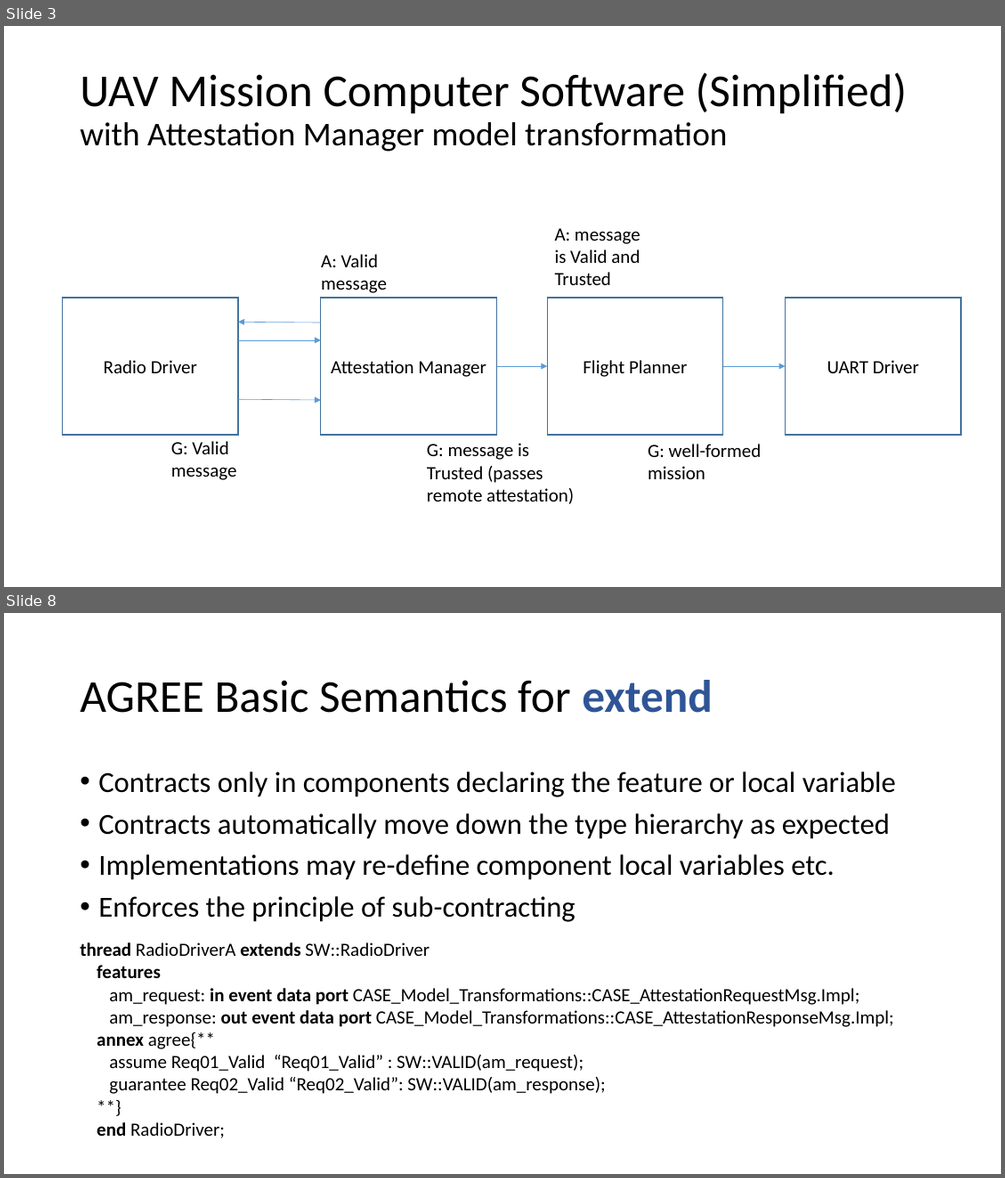
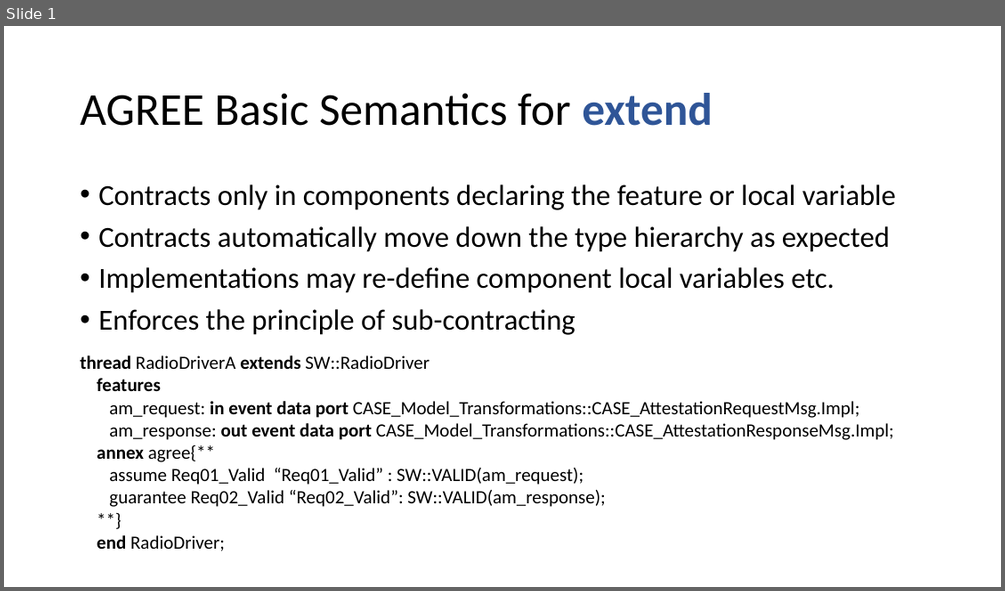
Before and after one commit to loonwerks/formal-methods-workbench, a slide deck: models/AGREE_extend_semantics_tests/basic_semantics/AGREE_extend_semantics.pptx. Shown one above the other, each under a label of ours: slides 3 and 8 before the commit, slide 1 after it; the slides between them are not shown. The pictures are 1005x1178 and 1005x591 pixels, drawn with LibreOffice and Linux fonts; fonts in the diff are those of the drawing. Boxes give left, top, right and bottom in pixels: in the first picture for what was removed or moved away, otherwise in the second. Text is boxed around its words. In the diff, an @@ line names an element or a change of style, - is before the commit and + after.

```diff
--- a/models/AGREE_extend_semantics_tests/basic_semantics/AGREE_extend_semantics.pptx
+++ b/models/AGREE_extend_semantics_tests/basic_semantics/AGREE_extend_semantics.pptx
@@ slide 3 removed at [4,26,1001,587], background #FFFFFF @@
@@ title removed at [80,72,906,151] @@
-UAV Mission Computer Software (Simplified)
-with Attestation Manager model transformation
@@ text removed at [555,228,640,285] @@
-A: message is Valid and Trusted
@@ text removed at [321,254,387,293] @@
-A: Valid message
@@ rectangle removed at [63,297,238,435] @@
-Radio Driver
@@ rectangle removed at [321,297,497,435] @@
-Attestation Manager
@@ rectangle removed at [548,297,723,435] @@
-Flight Planner
@@ rectangle removed at [785,297,961,435] @@
-UART Driver
@@ arrow removed from (238, 340) to (321, 340) @@
@@ arrow removed from (321, 322) to (238, 322) @@
@@ arrow removed from (497, 366) to (548, 366) @@
@@ arrow removed from (723, 366) to (785, 366) @@
@@ arrow removed from (238, 399) to (321, 400) @@
@@ text removed at [171,441,237,480] @@
-G: Valid message
@@ text removed at [427,443,574,504] @@
-G: message is Trusted (passes remote attestation)
@@ text removed at [647,443,761,479] @@
-G: well-formed mission
@@ what was slide 8 is now slide 1 @@
```
Also in this commit, not shown: 6 other slides removed.
